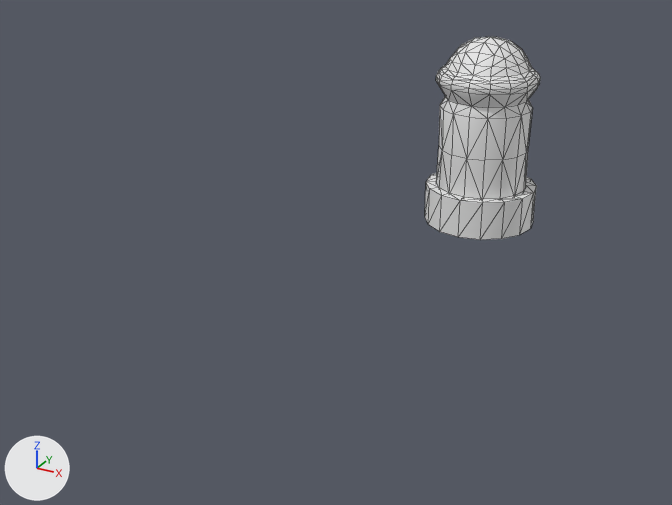
Two versions of the FBX model src/models/fbx/fuel4.fbx, one commit apart.
Rendered twice from a camera (50 mm lens) standing at (2.31, 0.96, 7.47) and looking at (-0.34, 5.77, 5.06). The axes (+X, +Y, +Z) are drawn at lower left. The lights are the same throughout. Mesh edges are drawn as thin lines.

The first picture shows 'fuel4'.
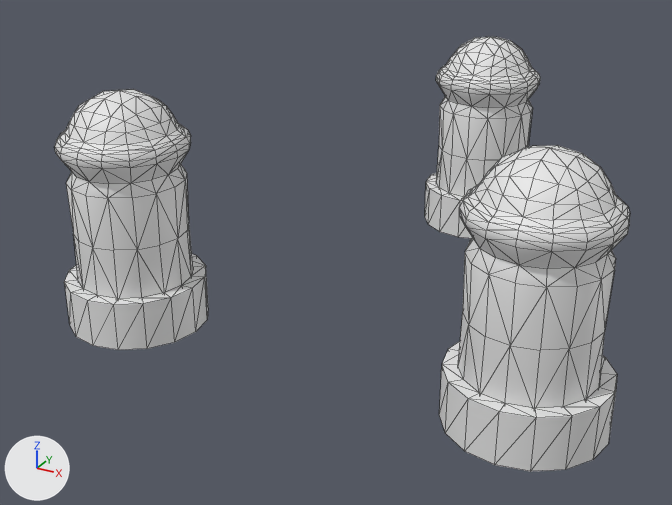
Changed parts and their boxes (x1, y1, x2, y2) in the pictures (672 x 505 px):
'fuel2.4', added
    after: (439, 145, 630, 471)
'fuel3.4', added
    after: (55, 89, 208, 350)

Edits to the bpy script that builds the scene:
```text
Add me_cube_016:
    me_cube_016.from_pydata(...)  # 265 vertices, 508 faces; spans x -1.652..-0.806, y 4.455..5.301, z 4.786..6.206
Add me_cube_013:
    me_cube_013.from_pydata(...)  # 265 vertices, 508 faces; spans x 0.806..1.652, y 4.455..5.301, z 4.819..6.239
Add ob_fuel3_4:
    ob_fuel3_4 = bpy.data.objects.new('fuel3.4', me_cube_016)
    ob_fuel3_4.location = (0.0, 0.0, 0.0)
Add ob_fuel2_4:
    ob_fuel2_4 = bpy.data.objects.new('fuel2.4', me_cube_013)
    ob_fuel2_4.location = (0.0, 0.0, 0.0)
```
